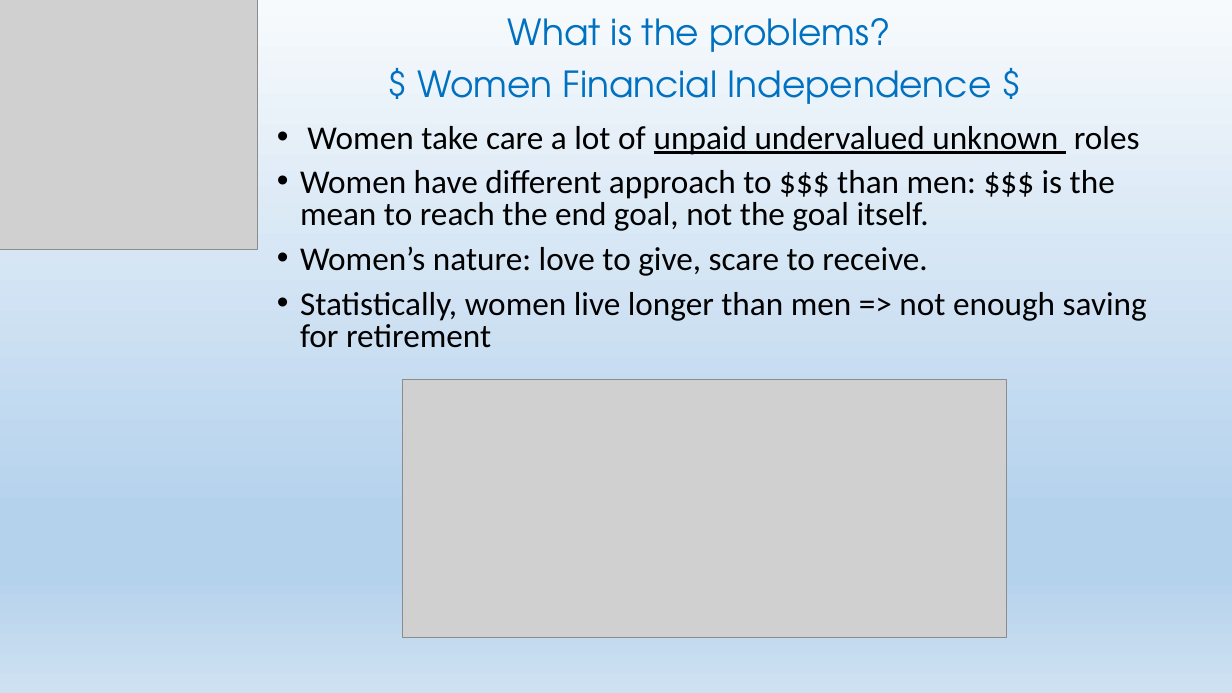
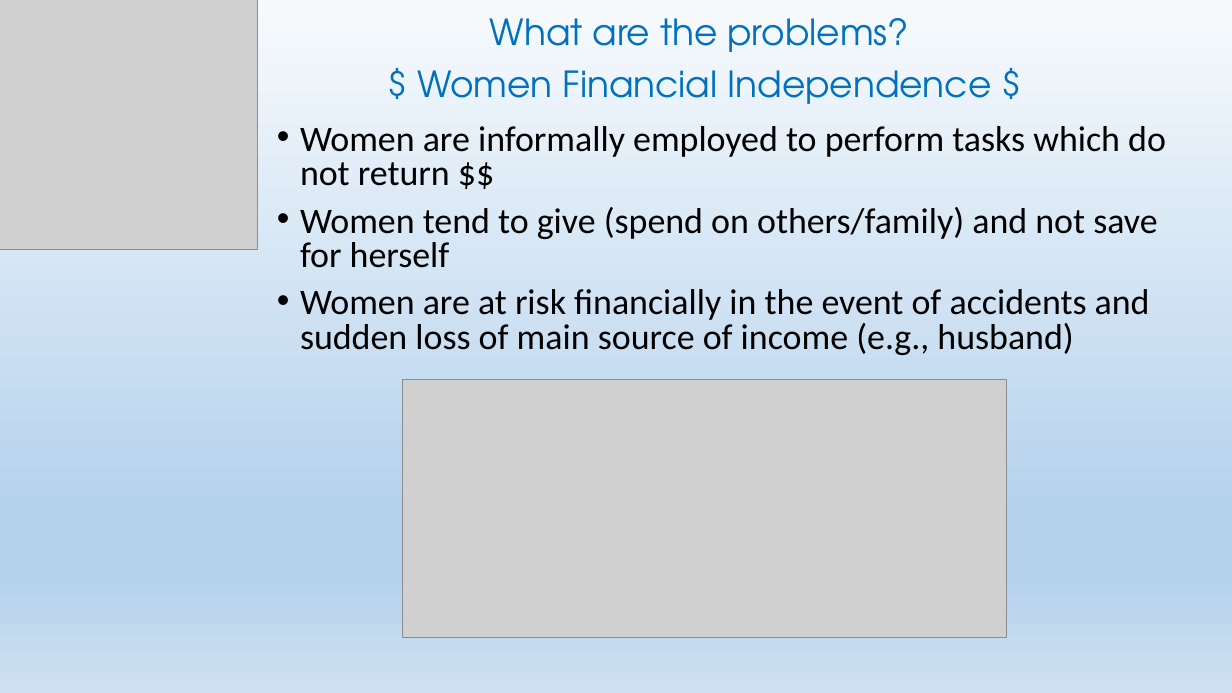
Before and after one commit to simplic8/unitedwehack, a slide deck: slide 2 of $ave$afe.pptx. Drawn at 1232x693 pixels with LibreOffice and Linux fonts; fonts in the diff are those of the drawing; grey boxes stand for pictures. Boxes give left, top, right and bottom in pixels: in the first picture for what was removed or moved away, otherwise in the second. Text is boxed around its words. In the diff, an @@ line names an element or a change of style, - is before the commit and + after.

```diff
--- a/$ave$afe.pptx
+++ b/$ave$afe.pptx
@@ text at [490,18,908,52]: text changed @@
-What is the problems?
+What are the problems?
@@ text at [300,126,1166,355]: text changed; size 25.9 to 28 pt @@
-• Women take care a lot of unpaid undervalued unknown roles
-• Women have different approach to $$$ than men: $$$ is the mean to reach the end goal, not the goal itself.
-• Women’s nature: love to give, scare to receive.
-• Statistically, women live longer than men => not enough saving for retirement
+• Women are informally employed to perform tasks which do not return $$
+• Women tend to give (spend on others/family) and not save for herself
+• Women are at risk financially in the event of accidents and sudden loss of main source of income (e.g., husband)
```
Also in this commit, not shown: 3 other slides changed, 2 slides added, 1 slide removed, 2 other files.
